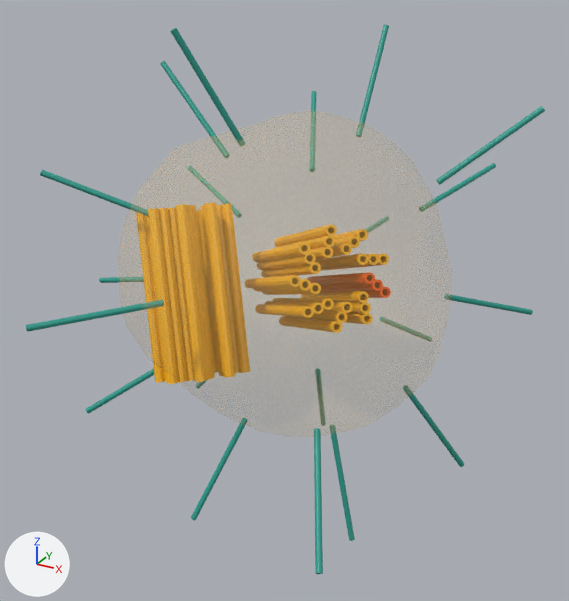
An edit to the glTF model outputs/cell/models/centrosome.glb, drawn before and after from the same camera.
Camera for both pictures: a 50 mm camera at (7.64, -15.22, 6.94) aimed at (-0.93, 0.35, -0.85). Every picture has the same lights, and +X, +Y and +Z are marked at lower left. The picture after the commit comes second. Where no turn or scale is listed for an object, it has been applied to the vertices.

Names of what the first picture shows: 'cz-centrosome', 'cz-microtubules' and 1 more.
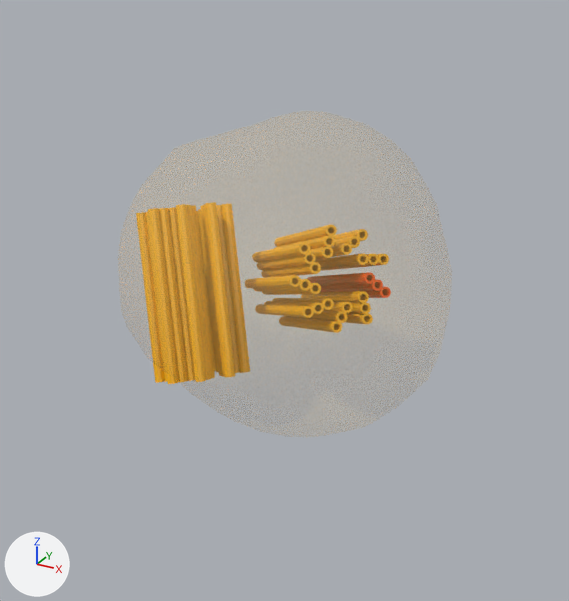
Boxes [x1, y1, x2, y2] around the edits, measured in the pictures (569 x 601 px):
'cz-microtubules', deleted
    before: [26, 25, 545, 574]

The edits, one by one:
Object 'cz-microtubules' (ob_cz_microtubules) is deleted.
